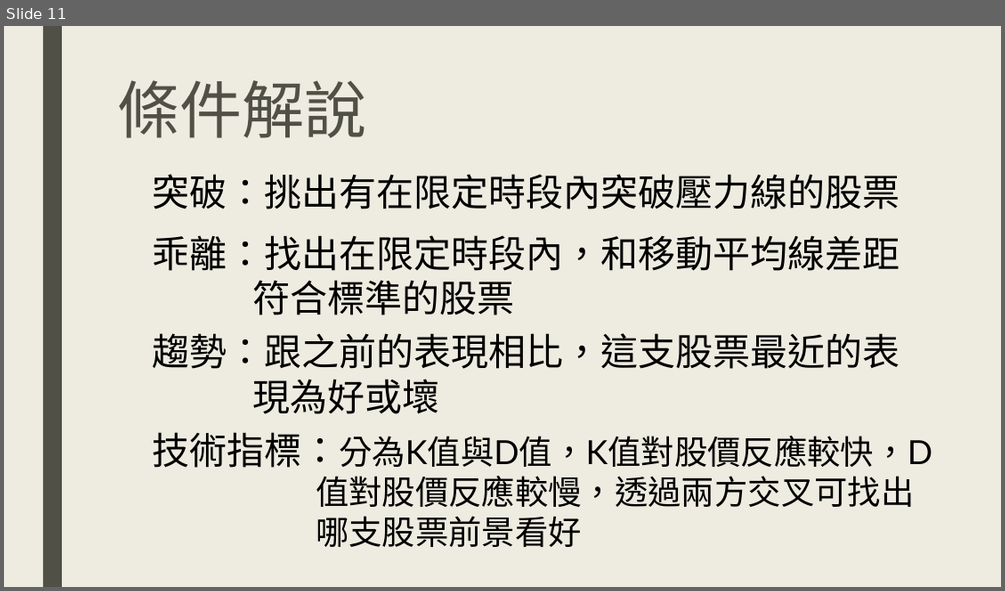
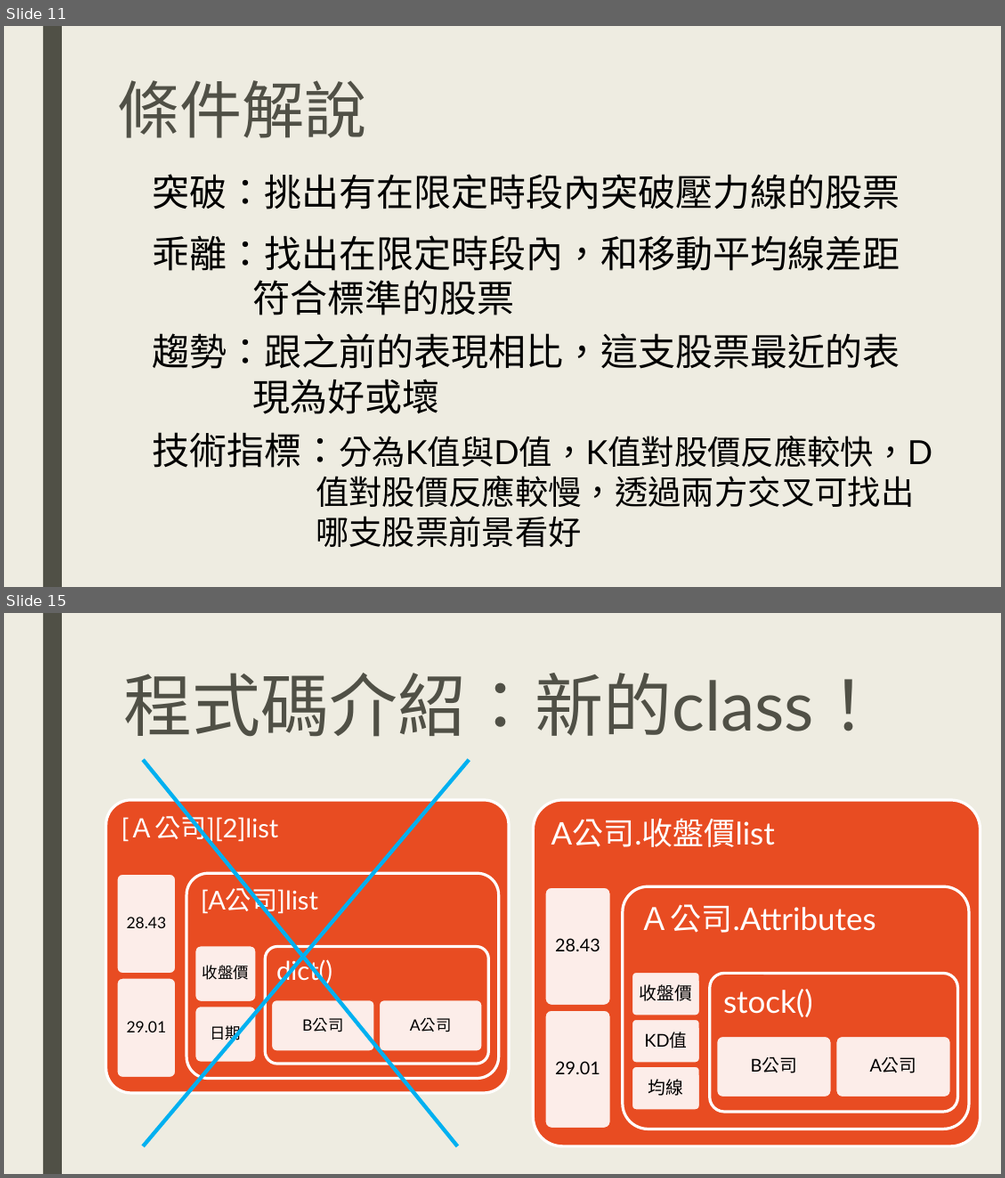
Before and after one commit to DanTsai0903/Stock-King-Project, a slide deck: 商管程式報告.pptx. Shown one above the other, each under a label of ours: slide 11 before the commit, slides 11 and 15 after it; the slides between them are not shown. The pictures are 1005x591 and 1005x1178 pixels, drawn with LibreOffice and Linux fonts; fonts in the diff are those of the drawing. Boxes give left, top, right and bottom in pixels: in the first picture for what was removed or moved away, otherwise in the second. Text is boxed around its words. In the diff, an @@ line names an element or a change of style, - is before the commit and + after.

```diff
--- a/商管程式報告.pptx
+++ b/商管程式報告.pptx
@@ slide 15 added at box(4, 613, 1001, 1174), background #EEECE1; not listed: 1 template element that a slide beside it also shows @@
@@ title added at box(123, 673, 882, 737), 66 pt, text #505046 @@
+程式碼介紹：新的class！
@@ line added from (469, 760) to (143, 1146), #00B0F0 3.75 pt @@
@@ line added from (457, 1146) to (143, 760), #00B0F0 3.75 pt @@
@@ group added at box(105, 800, 509, 1093): 9 rounded rectangles, 9 texts @@
+[Ａ公司][2]list
+28.43
+29.01
+[A公司]list
+收盤價
+日期
+dict()
+B公司
+A公司
@@ group added at box(534, 800, 980, 1146): 10 rounded rectangles, 10 texts @@
+A公司.收盤價list
+28.43
+29.01
+Ａ公司.Attributes
+收盤價
+KD值
+均線
+stock()
+B公司
+A公司
```
Also in this commit, not shown: 3 slides changed, 2 other slides added.
